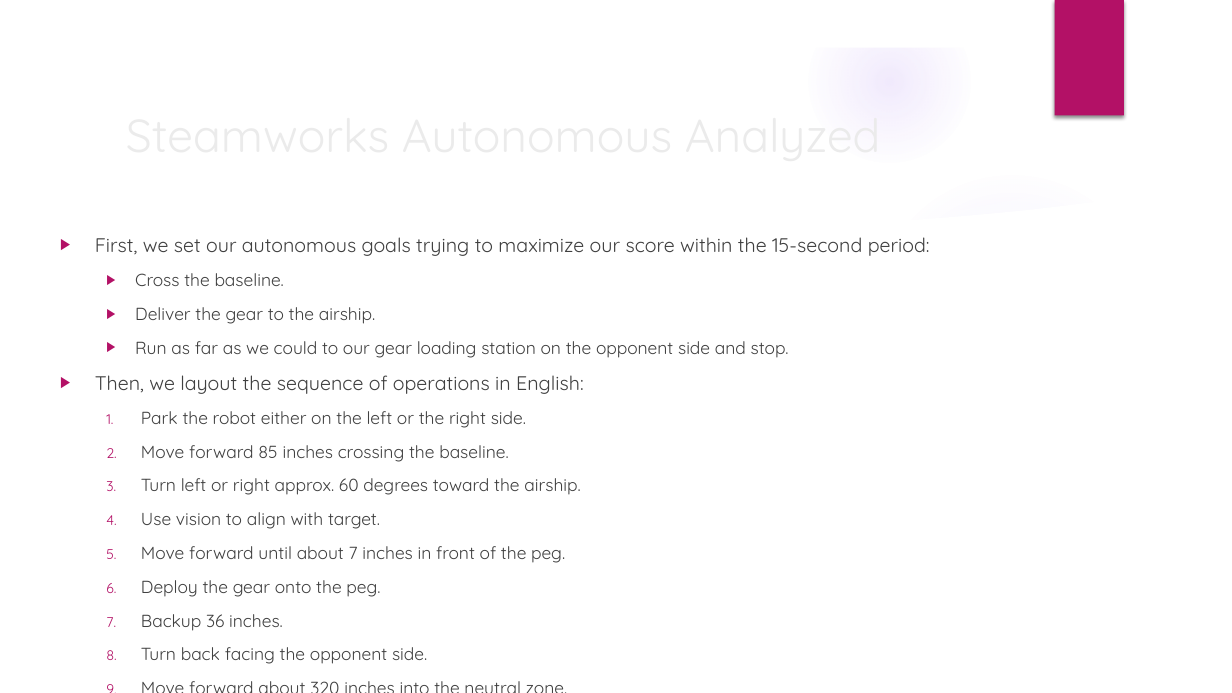
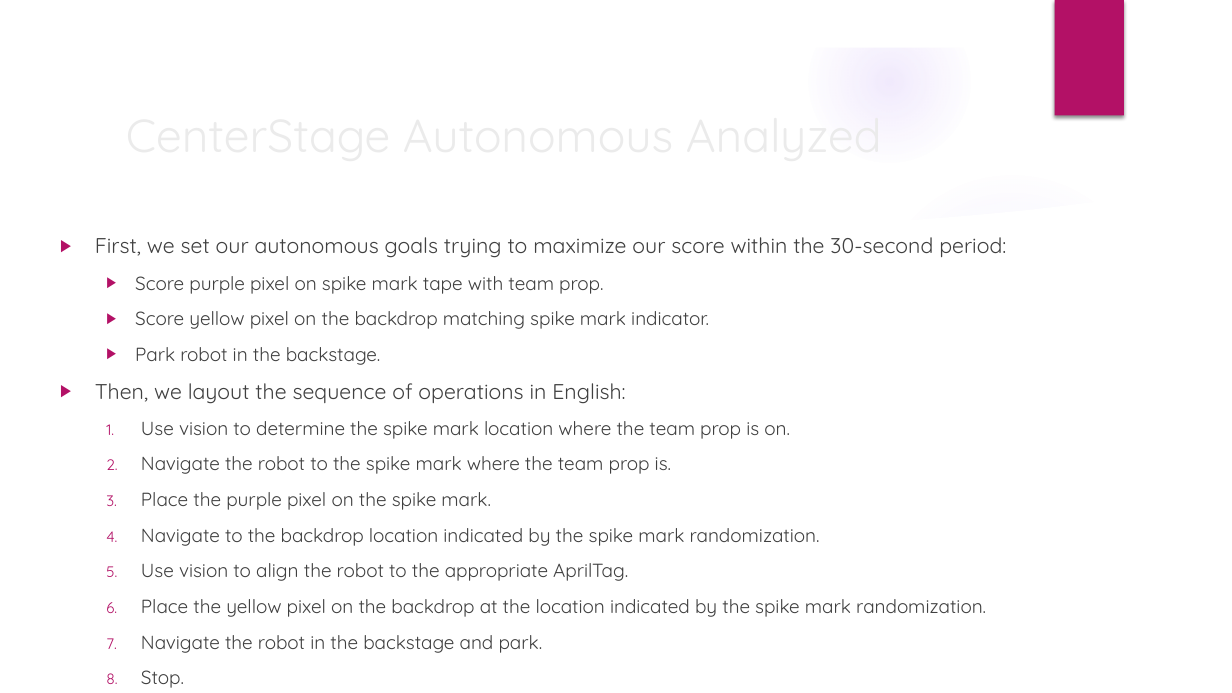
Before and after one commit to trc492/FrcProgrammingClass, a slide deck: slide 8 of FtcLessons/7-Autonomous.pptx. Drawn at 1232x693 pixels with LibreOffice and Linux fonts; fonts in the diff are those of the drawing; background and template pictures are left out. Boxes give left, top, right and bottom in pixels: in the first picture for what was removed or moved away, otherwise in the second. Text is boxed around its words. In the diff, an @@ line names an element or a change of style, - is before the commit and + after.

```diff
--- a/FtcLessons/7-Autonomous.pptx
+++ b/FtcLessons/7-Autonomous.pptx
@@ title at [116, 98, 1002, 169]: text changed @@
-Steamworks Autonomous Analyzed
+CenterStage Autonomous Analyzed
@@ text at [95, 237, 1006, 365]: text changed; size 13.6 to 14.8 pt @@
-▶ First, we set our autonomous goals trying to maximize our score within the 15-second period:
-  ▶ Cross the baseline.
-  ▶ Deliver the gear to the airship.
-  ▶ Run as far as we could to our gear loading station on the opponent side and stop.
+▶ First, we set our autonomous goals trying to maximize our score within the 30-second period:
+  ▶ Score purple pixel on spike mark tape with team prop.
+  ▶ Score yellow pixel on the backdrop matching spike mark indicator.
+  ▶ Park robot in the backstage.
@@ text at [95, 383, 625, 688]: size 15.3 to 16.6 pt in "Then, we layout the sequence of operations ..."; size 13.6 to 14.8 pt in "Stop." @@
@@ text at [141, 421, 986, 653]: text changed; size 13.6 to 14.8 pt @@
-  1. Park the robot either on the left or the right side.
-  2. Move forward 85 inches crossing the baseline.
-  3. Turn left or right approx. 60 degrees toward the airship.
-  4. Use vision to align with target.
-  5. Move forward until about 7 inches in front of the peg.
-  6. Deploy the gear onto the peg.
-  7. Backup 36 inches.
-  8. Turn back facing the opponent side.
-  9. Move forward about 320 inches into the neutral zone.
+  1. Use vision to determine the spike mark location where the team prop is on.
+  2. Navigate the robot to the spike mark where the team prop is.
+  3. Place the purple pixel on the spike mark.
+  4. Navigate to the backdrop location indicated by the spike mark randomization.
+  5. Use vision to align the robot to the appropriate AprilTag.
+  6. Place the yellow pixel on the backdrop at the location indicated by the spike mark randomization.
+  7. Navigate the robot in the backstage and park.
```
Also in this commit, not shown: 5 other slides changed, 1 other file.
